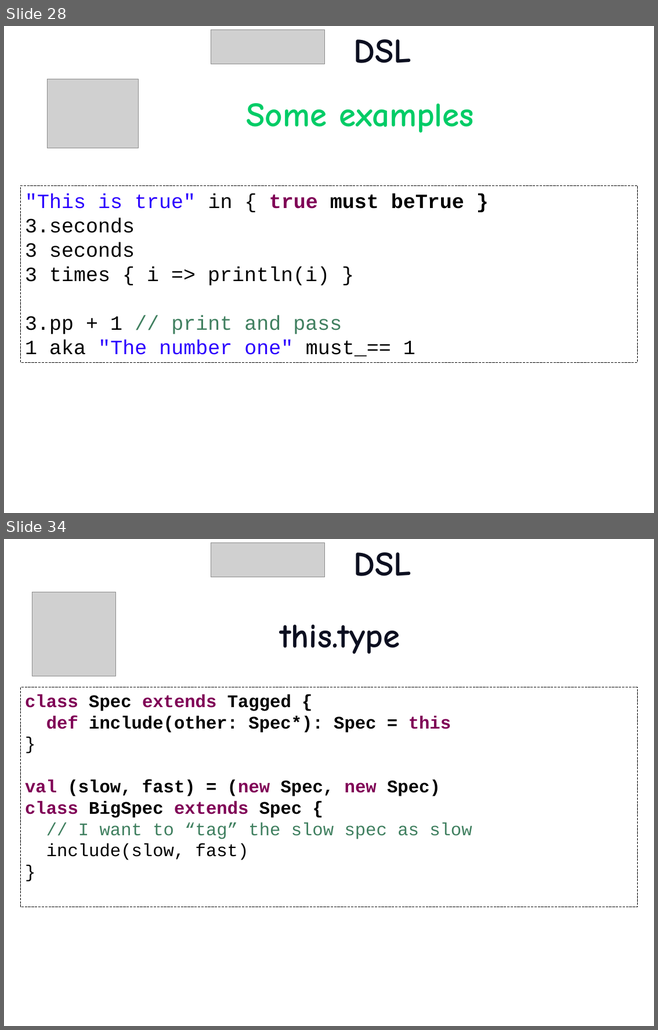
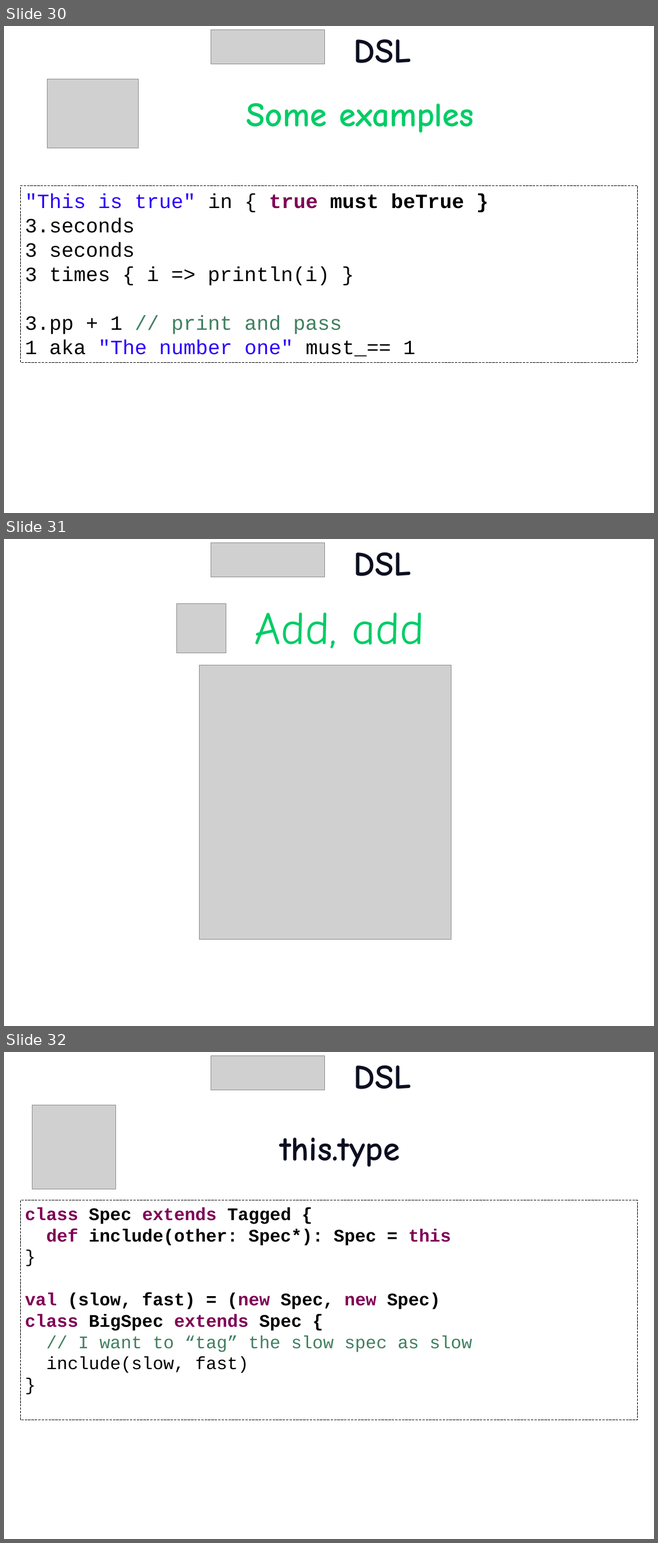
Before and after one commit to etorreborre/oscon-2010, a slide deck: src/main/resources/oscon_2010_specs.pptx. Shown one above the other, each under a label of ours: slides 28 and 34 before the commit, slides 30, 31 and 32 after it; the slides between them are not shown. The pictures are 658x1030 and 658x1543 pixels, drawn with LibreOffice and Linux fonts; fonts in the diff are those of the drawing; grey boxes stand for pictures; background and template pictures are left out. Boxes give left, top, right and bottom in pixels: in the first picture for what was removed or moved away, otherwise in the second. Text is boxed around its words. In the diff, an @@ line names an element or a change of style, - is before the commit and + after.

```diff
--- a/src/main/resources/oscon_2010_specs.pptx
+++ b/src/main/resources/oscon_2010_specs.pptx
@@ slide 31 added at bbox=[4, 539, 654, 1026], background picture (left out) @@
@@ picture added at bbox=[211, 542, 325, 577] @@
@@ title added at bbox=[354, 552, 411, 576], 54 pt, text #0C0F20, bold @@
+DSL
@@ picture added at bbox=[177, 604, 226, 653] @@
@@ text added at bbox=[255, 613, 424, 649], 72 pt, text #00CC66 @@
+Add, add
@@ picture added at bbox=[199, 665, 451, 940] @@
@@ what was slide 28 is now slide 30 @@
@@ what was slide 34 is now slide 32 @@
```
Also in this commit, not shown: 3 slides changed, 6 other slides added.
